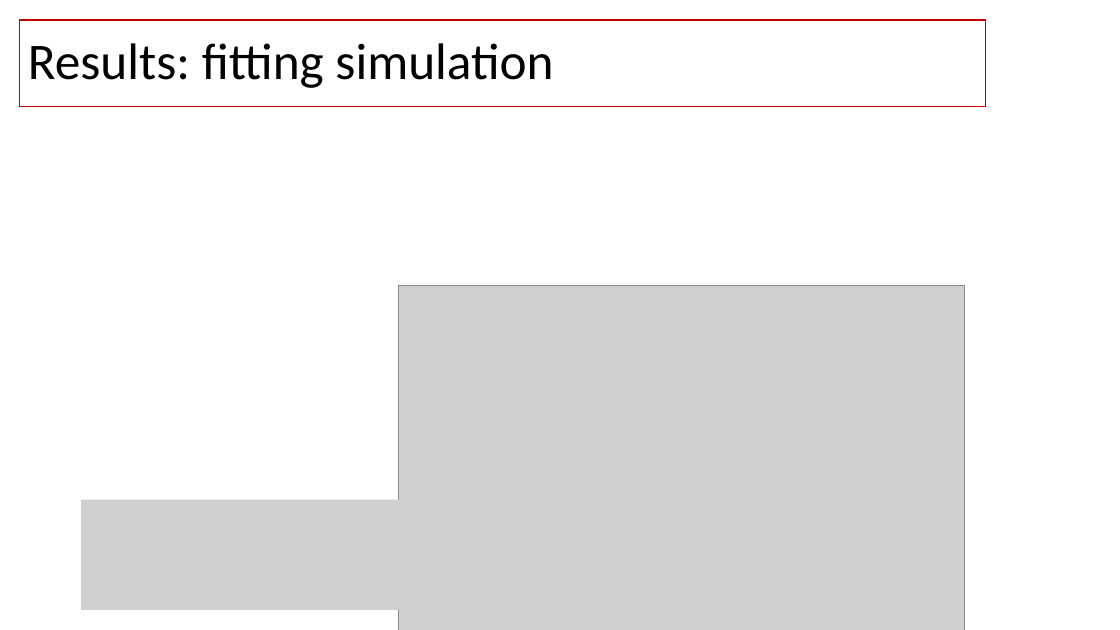
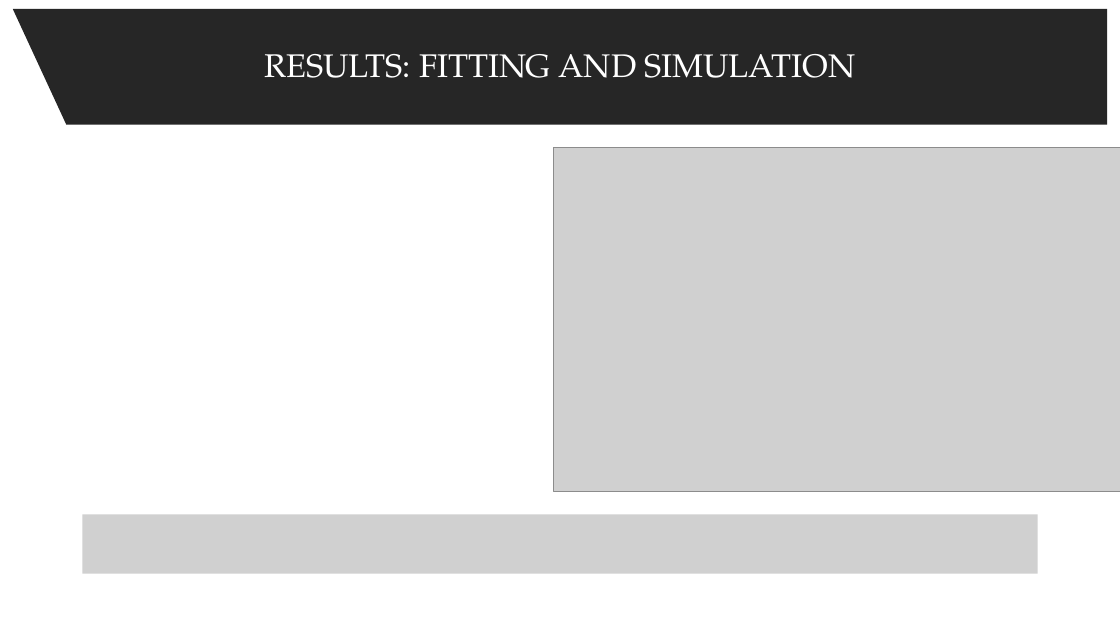
Before and after one commit to spbisc97/covid-optimal-control, a slide deck: slide 16 of PowerPoint/Optimal control strategies to prevent the hospital beds collapse during COVID-19 outbreak.pptx (slide 17 before the commit). Drawn at 1120x630 pixels with LibreOffice and Linux fonts; fonts in the diff are those of the drawing; grey boxes stand for pictures. Boxes give left, top, right and bottom in pixels: in the first picture for what was removed or moved away, otherwise in the second. Text is boxed around its words. In the diff, an @@ line names an element or a change of style, - is before the commit and + after.

Commit message:
TITLES ADDED

```diff
--- a/PowerPoint/Optimal control strategies to prevent the hospital beds collapse during COVID-19 outbreak.pptx
+++ b/PowerPoint/Optimal control strategies to prevent the hospital beds collapse during COVID-19 outbreak.pptx
@@ freeform shape added at (13,9,1107,125), fill #262626, 28 pt, text #FFFFFF @@
+RESULTS: FITTING AND SIMULATION
@@ title removed at (19,20,986,107) @@
-Results: fitting simulation
@@ picture: place and size @@
-picture at (399,286,965,630)
+picture at (554,147,1120,492)
@@ picture: place and size @@
-picture at (82,500,441,610)
+picture at (82,514,1038,574)
```
Also in this commit, not shown: 17 other slides changed, 1 slide added.
